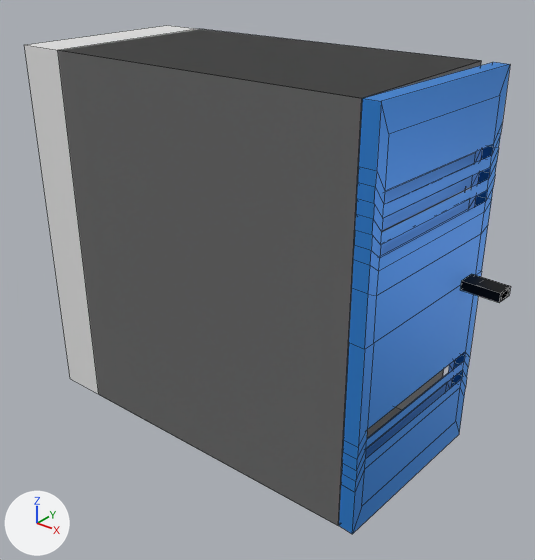
The Blender file locker/closedLocker.blend, before and after one commit.
Rendered twice from a 50 mm lens placed at (1.197, -1.387, 1.813), pointed at (0.105, -0.023, 0.967). Arrows for +X, +Y and +Z are at lower left; the lights stay in place. Mesh edges are drawn as thin lines.

The scene before the commit, as lines of its bpy script (objects in view):
```python
me_cube_002 = bpy.data.meshes.new('Cube.002')
me_cube_002.from_pydata(...)  # 16 vertices, 14 faces; spans x -1.0..1.0, y -1.0..1.0, z -1.0..1.0
me_cube_002.materials.append(mat_material_003)  # white #e7e7e7
me_cube_003 = bpy.data.meshes.new('Cube.003')
me_cube_003.from_pydata(...)  # 144 vertices, 130 faces; spans x 0.0..7.06, y 0.0..2.0, z -1.0..1.0
# faces by material slot: [116, 14]
me_cube_003.materials.append(mat_material_001)  # blue #348ee7
me_cube_003.materials.append(mat_material_004)  # black #000000
ob_cube = bpy.data.objects.new('Cube', me_cube_002)
ob_cube.location = (0.0, 0.0, 1.029)
ob_cube.scale = (0.5, 0.25, 0.5)
ob_cube_001 = bpy.data.objects.new('Cube.001', me_cube_003)
ob_cube_001.location = (0.501, -0.25, 1.03)
ob_cube_001.rotation_euler = (0.0, 0.0, -0.0566)  # degrees (0, 0, -3.2)
ob_cube_001.scale = (0.02, 0.25, 0.5)
```
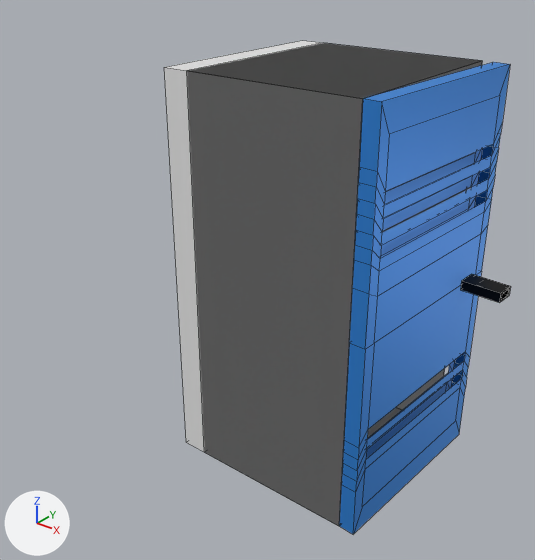
The newer file is also turned or shifted as a whole; pictures and numbers use the older file's frame.

What changed in the scene script:
```text
Change ob_cube:
    ob_cube.location: (0.0, 0.0, 1.029) -> (0.253, 0.0, 1.029)
    ob_cube.scale: (0.5, 0.25, 0.5) -> (0.25, 0.25, 0.5)
```

What differs and where, as boxes [x1, y1, x2, y2] in the pictures (535 x 560 px):
'Cube', moved, rescaled (30% narrower): before [24, 25, 481, 525]; after [164, 41, 482, 526]
